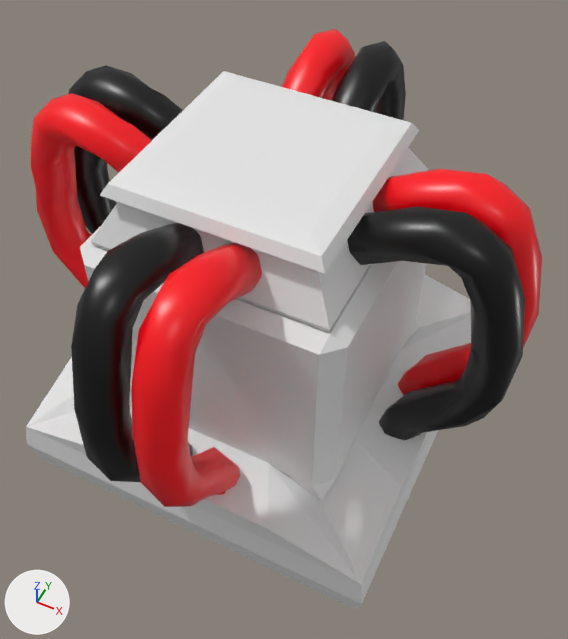
Two versions of the Blender file Assets/Player/Building Mechanic/Pieces/PowerSensor/powersensor.blend, one commit apart.
Camera for both pictures: a 50 mm camera at (0.584, -1.092, 1.27) aimed at (0.054, -0.032, -0.054). The lights are fixed; the arrows at lower left show +X, +Y and +Z.
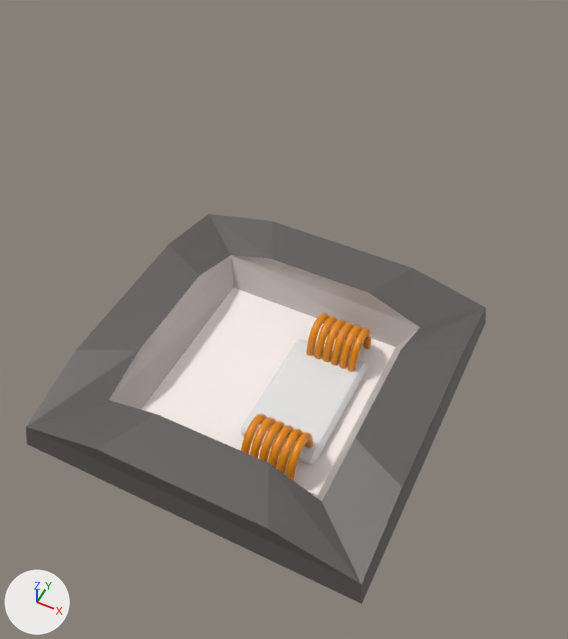
Commit message: Started adding power sensor

Location of each change, (x1, y1, x2, y2) in pixels of the pictures (568 x 639 px):
'Cube.001', reshaped (28% shorter): before (26, 71, 471, 610); after (26, 214, 486, 604)
'Cylinder.001', deleted: before (31, 29, 542, 507)
'Cube.003', added: after (241, 339, 367, 464)
'Cylinder.003', added (orange): after (241, 313, 371, 481)
part 1 of me_cube_001, cut back: before (27, 71, 428, 610); after (109, 255, 420, 501)
part 2 of me_cube_001, recoloured: before (26, 275, 471, 604); after (26, 214, 486, 604)

Edits to the bpy script that builds the scene:
```text
Add img_powersensortexture:
    img_powersensortexture = load_image('PowerSensorTexture', '_unpacked/PowerSensorTexture', 3, 1, 'sRGB')
Change mat_powersensorcablesmat:
    remove mat_powersensorcablesmat.texture = img_powersensorcablestexture
    add mat_powersensorcablesmat.base_color = (0.8, 0.26, 0.0)  # orange #e78b00
    mat_powersensorcablesmat.roughness: 0.35 -> 0.375
Add mat_powersensormat:
    mat_powersensormat = principled_material('PowerSensorMAT')
    mat_powersensormat.texture = img_powersensortexture
Change me_cube_001:
    used by ob_cube_001; location = (0.0, 0.0, 0.0)
    remove me_cube_001.from_pydata(...)  # 76 vertices, 78 faces; spans x -0.436..0.436, y -0.436..0.436, z -0.411..0.369
    add me_cube_001.from_pydata(...)  # 32 vertices, 33 faces; spans x -0.436..0.436, y -0.436..0.436, z -0.348..-0.225
    me_cube_001 part 1
    48 vertices are removed from x -0.426..0.426, y -0.426..0.426, z -0.411..0.369
    54 faces are deleted
    4 vertices are added at (-0.247, -0.247, -0.348), (-0.247, 0.247, -0.348), (0.247, -0.247, -0.348), (0.247, 0.247, -0.348)
    9 new faces join them
    me_cube_001 part 2: 24 faces spanning x -0.436..0.436, y -0.436..0.436, z -0.345..-0.225 switch from no material to mat_powersensormat (picture img_powersensortexture)
Add me_cube_003:
    me_cube_003.from_pydata(...)  # a box spanning x 0.008..0.209, y -0.157..0.159, z -0.35..-0.32
Add me_cylinder_003:
    me_cylinder_003.from_pydata(...)  # 144 vertices, 138 faces; spans x -2.07..-0.07, y -10.89..1.51, z 12.17..24.71
    me_cylinder_003.polygons.foreach_set('use_smooth', [True] * 138)
    me_cylinder_003.materials.append(mat_powersensorcablesmat)  # orange #e78b00
Remove ob_cylinder_001:
    ob_cylinder_001 = bpy.data.objects.new('Cylinder.001', me_cylinder_001)
    ob_cylinder_001.location = (0.0, 0.0, 0.02)
    ob_cylinder_001.rotation_euler = (0.0, 0.0, 1.571)  # degrees (0, 0, 90)
    ob_cylinder_001.scale = (1.03, 1.03, 0.377)
Add ob_cube_003:
    ob_cube_003 = bpy.data.objects.new('Cube.003', me_cube_003)
    ob_cube_003.location = (0.0, -0.021, 0.0)
    ob_cube_003.scale = (1.0, 1.05, 1.0)
    _m = ob_cube_003.modifiers.new('Bevel', 'BEVEL')
    _m.width = 0.01
    _m.width_pct = 0.01
    _m.limit_method = 'NONE'
Add ob_cylinder_003:
    ob_cylinder_003 = bpy.data.objects.new('Cylinder.003', me_cylinder_003)
    ob_cylinder_003.location = (0.167, 0.091, -0.127)
    ob_cylinder_003.rotation_euler = (0.0892, 0.0, 0.0)  # degrees (5.1, 0, 0)
    ob_cylinder_003.scale = (-0.0107, -0.0106, -0.00953)
    _m = ob_cylinder_003.modifiers.new('Array', 'ARRAY')
    _m.count = 6
    _m.constant_offset_displace = (0.0, 0.0, 0.0)
    _m.relative_offset_displace = (1.1, 0.0, 0.0)
    _m = ob_cylinder_003.modifiers.new('Mirror', 'MIRROR')
    _m.use_axis = (False, True, False)
    _m.mirror_object = ob_cube_003
```
